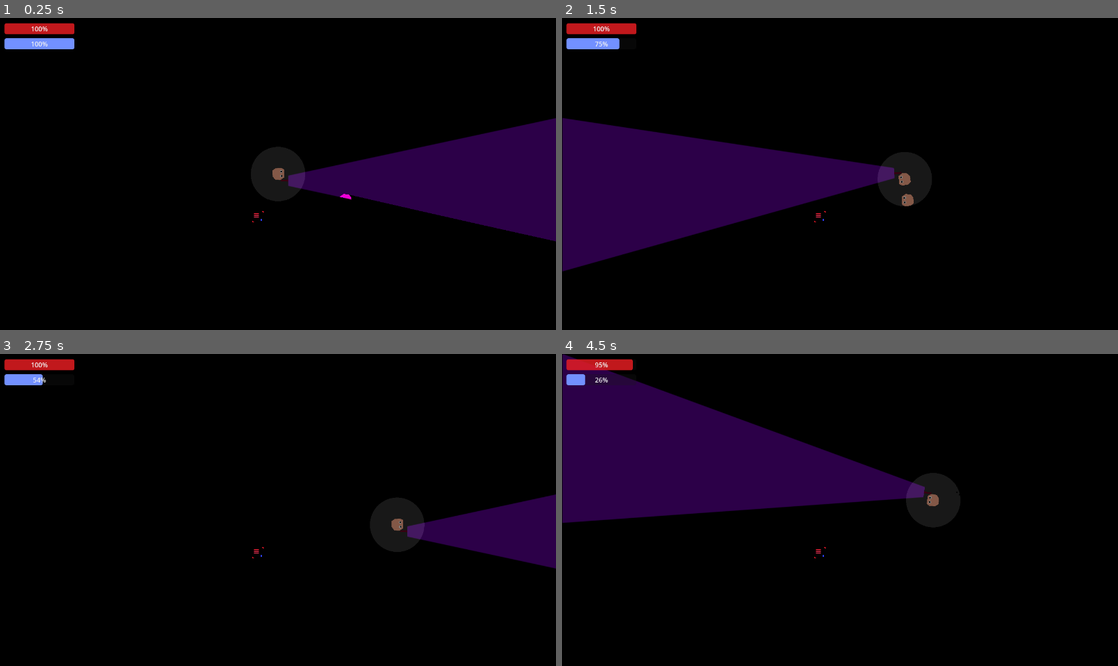
Above: before the commit, frames 1-4 (two rows, left to right).
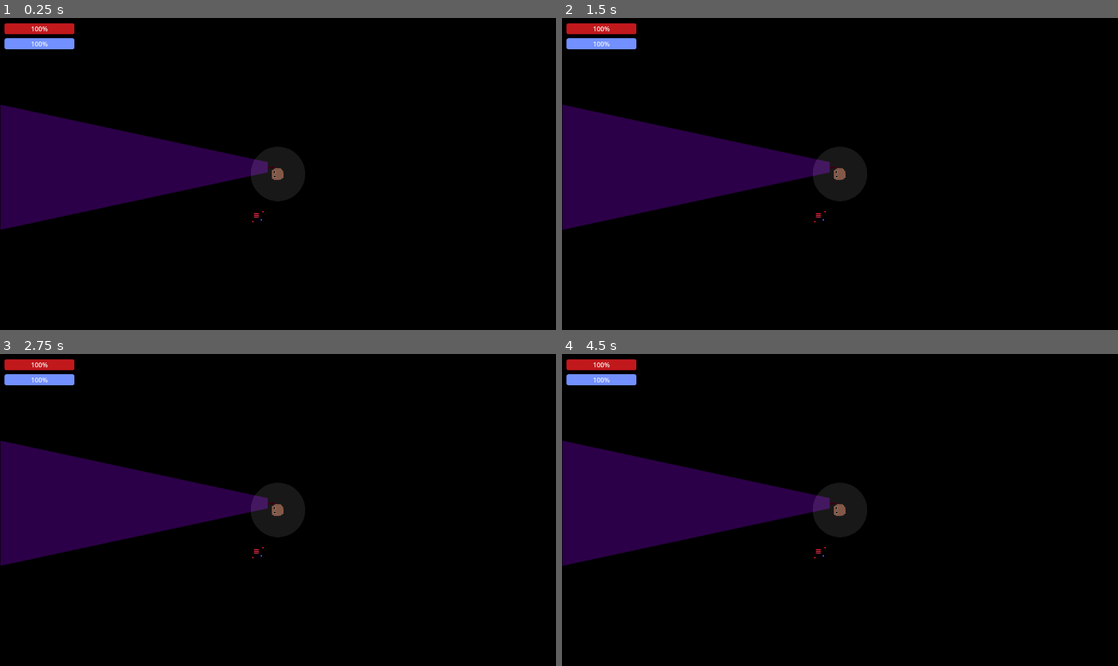
Above: after the commit, the same moments.

Repository: mncc8337/blashout
Game: Godot game, scene res://scenes/main.tscn
Same seed, same stepped clock (60 frames per second), same inputs: the game is played once before the commit and once after it.
Inputs (mouse positions are in pixels of both pictures, inside the frame that each line leads up to):
- Up to frame 1 (0.25 s): no input
- Up to frame 2 (1.5 s): move the mouse to (962, 158) at 0.52 s; hold D (right) 0.53-1.28 s; hold Shift (run) 0.53-1.28 s; move the mouse to (728, 189) at 1.27 s; hold S (down) from 1.28 s (still down); tap Shift (run) at 1.35 s
- Up to frame 3 (2.75 s): move the mouse to (333, 441) at 2.02 s; release S (down) at 2.03 s; hold D (right) from 2.03 s (still down); hold Shift (run) from 2.03 s (still down)
- Up to frame 4 (4.5 s): move the mouse to (812, 572) at 2.77 s; release D (right) at 2.78 s; release Shift (run) at 2.78 s; hold W (up) 2.78-3.53 s; tap Shift (run) at 2.85, 4.35 s; move the mouse to (1006, 556) at 3.52 s; hold Shift (run) 3.53-4.28 s; hold A (left) from 3.53 s (still down); move the mouse to (673, 463) at 4.27 s

The runs differ from the first frame. In frame 1, 21% of the frame differs, in the area x 0-100%, y 27-72%; in frame 2, 7.2%; in frame 3, 15%; in frame 4, 16%.
Error after the commit: Invalid assignment of property or key 'wait_time' with value of type 'float' on a base object of type 'null instance'. (res://scripts/player.gd:33)

Commit message:
Add files via upload

Diff:
--- a/scripts/foe.gd
+++ b/scripts/foe.gd
@@ -2,20 +2,16 @@
 
 signal being_attacked(damage)
 
-@export var SPEED:float = 600.0
-@export var max_health:float = 100
-var health:float
-@export var attack_dmg:float = 10
-@export var attack_range:float = 50 # in px
-@export var attack_cooldown:float = 1.5
+var SPEED = 600.0
+var health = 100.0
+@export var attack_dmg = 10
+@export var attack_range = 50 # in px
+@export var attack_cooldown = 1.5
 @onready var player = $"../../player"
 
 var sqr_attack_range
 
 func _ready():
-	$healthbar.max_value = max_health
-	health = max_health
-
 	$attack_cooldown.wait_time = attack_cooldown
 	sqr_attack_range = attack_range * attack_range
 
@@ -28,13 +24,16 @@
 		self.queue_free()
 
 func _process(delta):
-	$healthbar.visible = health < max_health
+	$healthbar.visible = health < 100
 	$healthbar.value = health
 
 func _physics_process(delta):
 	var player_pos = player.global_position
 	var a_direction = player_pos - self.global_position
 	velocity = a_direction.normalized() * SPEED * delta
+	#flips foes' sprite based on player position
+	if a_direction.x > 0:self.global_transform.x = Vector2(-3,0)
+	else: self.global_transform.x = Vector2(3,0)
 	move_and_slide()
 
 	# after move check if can attack
--- a/scripts/main.gd
+++ b/scripts/main.gd
@@ -7,11 +7,6 @@
 @export var difficulty_time:float = 30
 @export var foe_spawn_delay:float = 1
 @onready var foe_model = preload("res://scenes/foe.tscn")
-var foe_attack_dmg_max:float = 10
-var foe_speed_max:float = 600.0
-var foe_health_max:float = 100
-
-enum FOE_CLASS {RANDOM, BIGASS, ROACH}
 
 # Called when the node enters the scene tree for the first time.
 func _ready():
@@ -26,31 +21,12 @@
 
 func increase_diff():
 	$foe_spawn_timer.wait_time *= 0.9
-	foe_attack_dmg_max *= 1.1
-	foe_speed_max *= 1.1
-	foe_health_max *= 1.1
 
 func spawn_foe():
 	var foe_instance = foe_model.instantiate()
 	var angle = rng.randf_range(-PI, PI)
 	var dir = Vector2(cos(angle), sin(angle)) * 200 + $player.position
 	foe_instance.position = dir
-	var foe_class = rng.randi_range(0, 2)
-	if foe_class == FOE_CLASS.RANDOM:
-		foe_instance.attack_dmg = foe_attack_dmg_max * rng.randf_range(0.5, 1)
-		foe_instance.SPEED = foe_speed_max * rng.randf_range(0.5, 1)
-		foe_instance.max_health = foe_health_max * rng.randf_range(0.5, 1)
-		print("spawned a random foe")
-	elif foe_class == FOE_CLASS.BIGASS:
-		foe_instance.attack_dmg = foe_attack_dmg_max * rng.randf_range(0.9, 1.3)
-		foe_instance.SPEED = foe_speed_max * rng.randf_range(0.1, 0.4)
-		foe_instance.max_health = foe_health_max * rng.randf_range(0.9, 1.7)
-		print("spawned a big ass foe")
-	elif foe_class == FOE_CLASS.ROACH:
-		foe_instance.attack_dmg = foe_attack_dmg_max * rng.randf_range(0.3, 0.7)
-		foe_instance.SPEED = foe_speed_max * rng.randf_range(1.5, 2)
-		foe_instance.max_health = foe_health_max * rng.randf_range(0.3, 0.7)
-		print("spawned a roach foe")
 	$foes.add_child(foe_instance)
 
 func show_death_screen():
--- a/scripts/player.gd
+++ b/scripts/player.gd
@@ -1,4 +1,5 @@
 extends CharacterBody2D
+@onready var main = get_tree().get_root().get_node("main")
 
 signal someone_attack_me_help(damage)
 
@@ -11,6 +12,9 @@
 var current_dir = Vector2(1, 0)
 var is_running = false
 
+@export var xwalk= 0
+@export var walking_steps_delay = 0.4
+@export var audio_stream: AudioStream
 @export var max_attack_dmg:float = 3
 @export var healing_time:float = 30
 var attack_dmg:float
@@ -26,10 +30,13 @@
 	someone_attack_me_help.connect(on_being_attacked)
 	$healing_timer.wait_time = healing_time
 	$healing_timer.timeout.connect(heal)
+	$walking_sound_delayness.wait_time = walking_steps_delay
 
 func heal():
 	health = clamp(health + 5, 0, 100)
-
+func iabs(n):
+	if n < 0: return -n
+	return n
 func on_being_attacked(damage):
 	health -= damage
 	if health <= 0:
@@ -53,11 +60,14 @@
 
 	if is_exhausted:
 		is_running = false
+		xwalk=-0.15
+		if stamina >= 50: xwalk=-0.05
 		speed_multiplier = clamp((stamina + 10) / 100, 0, 1)
 	if is_running:
 		speed_multiplier = 2.5
+		xwalk=0.1
 	velocity += dir.normalized() * SPEED * speed_multiplier * delta
-
+	$walking_sound_delayness.wait_time = walking_steps_delay-xwalk
 	if dir == Vector2.ZERO or speed_multiplier < 0.5:
 		if stamina < 100:
 			stamina += 0.25
@@ -71,6 +81,7 @@
 			stamina = 0
 
 	if dir == Vector2.ZERO or !is_running:
+		xwalk=0
 		look_at(viewport.get_mouse_position())
 	else:
 		current_dir = current_dir.lerp(dir, 0.5)
@@ -95,6 +106,20 @@
 			obj.being_attacked.emit(attack_dmg * dmg_multiplier)
 			ray.remove_exception(obj)
 			dmg_multiplier *= 0.9
+	#sfx
+	var ASP = AudioStreamPlayer2D.new()
+	main.add_child(ASP)
+	ASP.stream = audio_stream
+	ASP.global_position=self.global_position
+	ASP.finished.connect(ASP.queue_free)
+
+	if velocity != Vector2.ZERO:
+		if $walking_sound_delayness.is_stopped():
+			ASP.play()
+			$walking_sound_delayness.start()
+	if iabs(int(velocity.x)) + iabs(int(velocity.y)) < 10:
+		ASP.stop()
+		$walking_sound_delayness.stop()
 
 	velocity *= 1 - FRICTION
 
